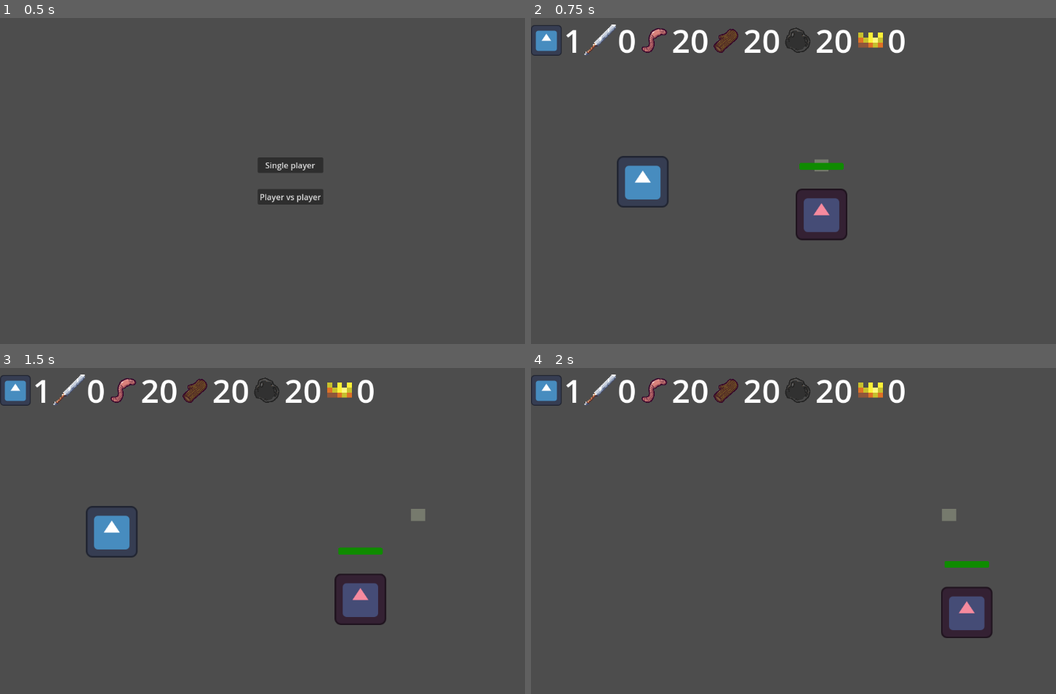
Above: before the commit, frames 1-4 (two rows, left to right).
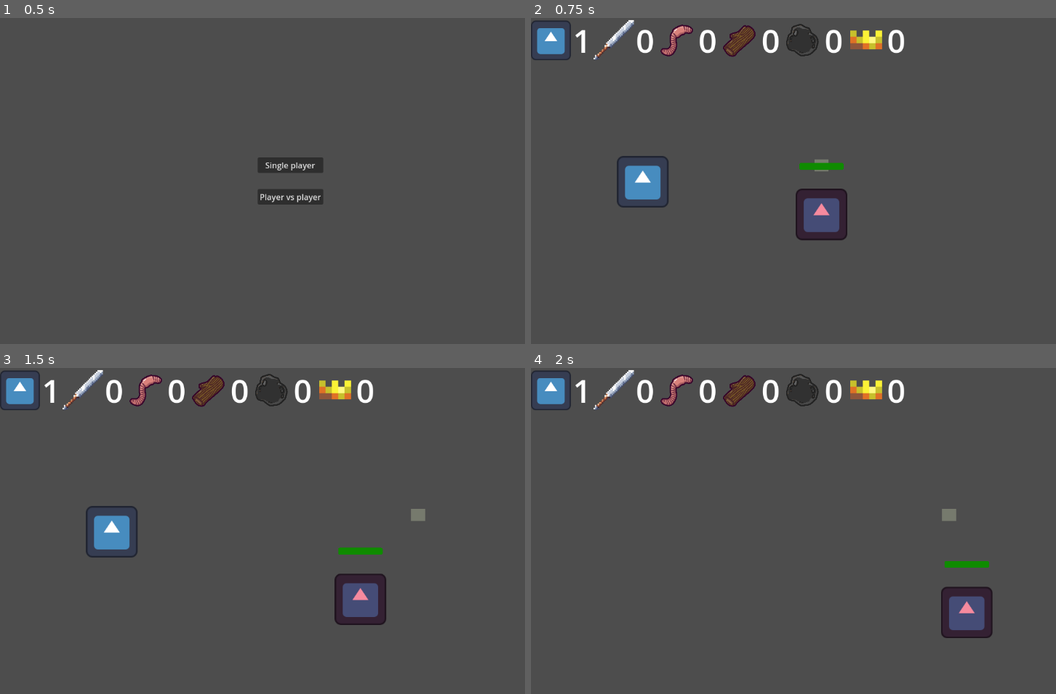
Above: after the commit, the same moments.

Repository: pradoh97/horde
Game: Godot game, scene res://start_screen/start_screen.tscn
Two runs of this game, one before a commit and one after it. Both use one fixed random seed, a clock stepped at 60 frames per second and the inputs below. The engine's default icon, where the game draws it, is replaced by a stand-in: a white triangle on a blue panel in a dark square.
Inputs (mouse positions are in pixels of both pictures, inside the frame that each line leads up to):
- Up to frame 1 (0.5 s): no input
- Up to frame 2 (0.75 s): click "Single player" at 0.5 s
- Up to frame 3 (1.5 s): tap Enter at 1.25 s; move the mouse to (420, 514) at 1.27 s; hold D (right_p1) from 1.28 s (still down); tap Down (down_p2) at 1.35 s
- Up to frame 4 (2 s): keep holding D (right_p1)

Frame 1 is identical in both runs. In frame 2, 3.0% of the frame differs, in the area x 0-72%, y 0-13%; in frame 3, 3.0%; in frame 4, 3.0%.

Commit message:
Reset initial resources

Diff:
--- a/army/army.gd
+++ b/army/army.gd
@@ -18,9 +18,9 @@
 
 var horde_size: int = 0
 var horde_strength: int = 0
-var wood_stock: int = 20
-var food_stock: int = 20
-var stone_stock: int = 20
+var wood_stock: int = 0
+var food_stock: int = 0
+var stone_stock: int = 0
 var king_count: int = 0
 
 var following_orders: bool = false
